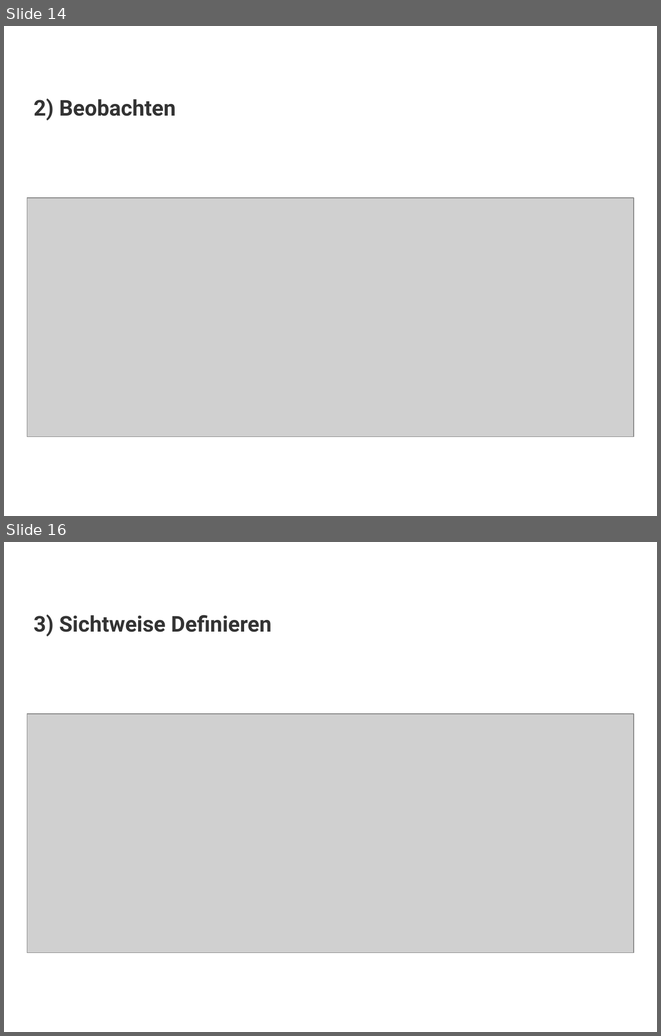
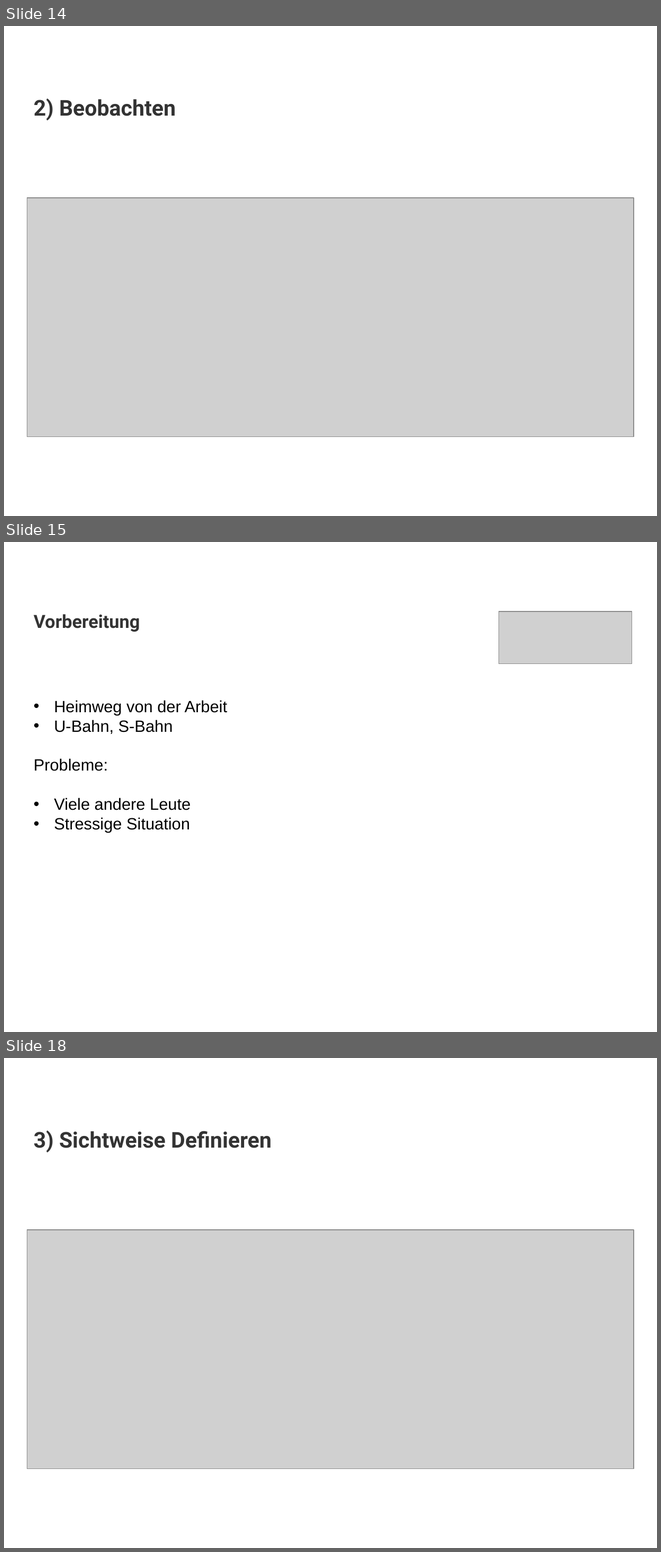
Before and after one commit to JeanlucE/Rezepte, a slide deck: Slides.ppt. Shown one above the other, each under a label of ours: slides 14 and 16 before the commit, slides 14, 15 and 18 after it; the slides between them are not shown. The pictures are 661x1036 and 661x1552 pixels, drawn with LibreOffice and Linux fonts; fonts in the diff are those of the drawing; grey boxes stand for pictures; background and template pictures are left out. Boxes give left, top, right and bottom in pixels: in the first picture for what was removed or moved away, otherwise in the second. Text is boxed around its words. In the diff, an @@ line names an element or a change of style, - is before the commit and + after.

```diff
--- a/Slides.ppt
+++ b/Slides.ppt
@@ slide 15 added at <box>4,542,657,1032</box>, background picture (left out) @@
@@ title added at <box>34,614,140,632</box>, 20 pt, text #333333, bold @@
+Vorbereitung
@@ picture added at <box>498,611,632,663</box> @@
@@ text added at <box>34,700,227,832</box>, 18 pt, text #000000 @@
+• Heimweg von der Arbeit
+• U-Bahn, S-Bahn
+Probleme:
+• Viele andere Leute
+• Stressige Situation
@@ what was slide 16 is now slide 18 @@
```
Also in this commit, not shown: 2 other slides added, 1 slide removed.
